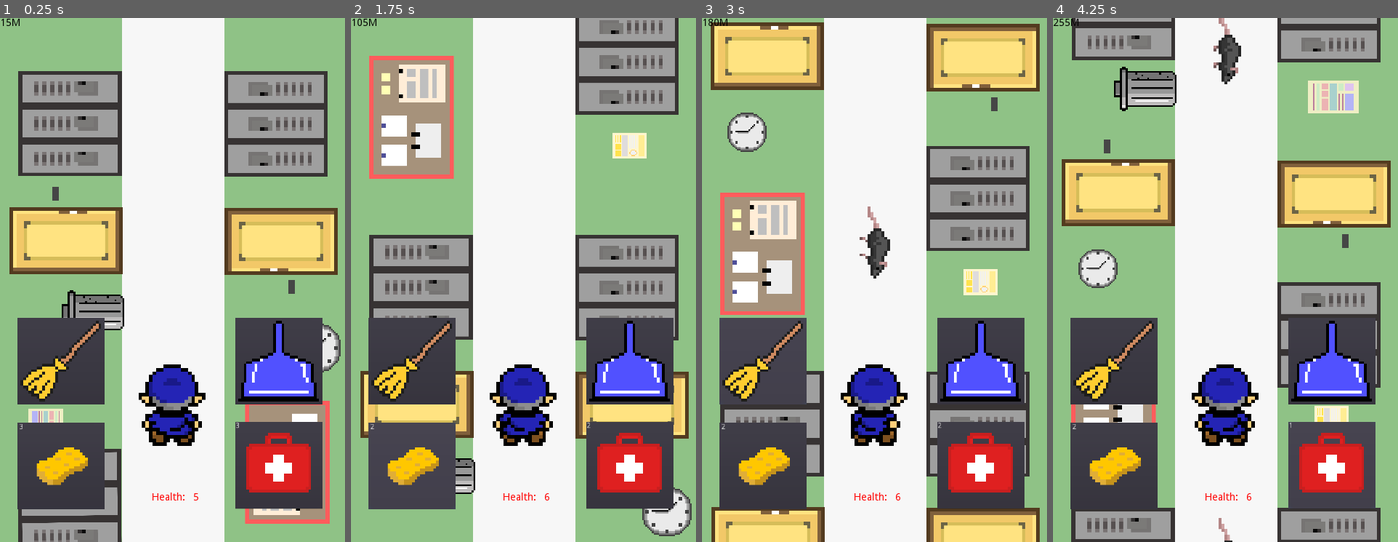
Above: before the commit, frames 1-4 (left to right).
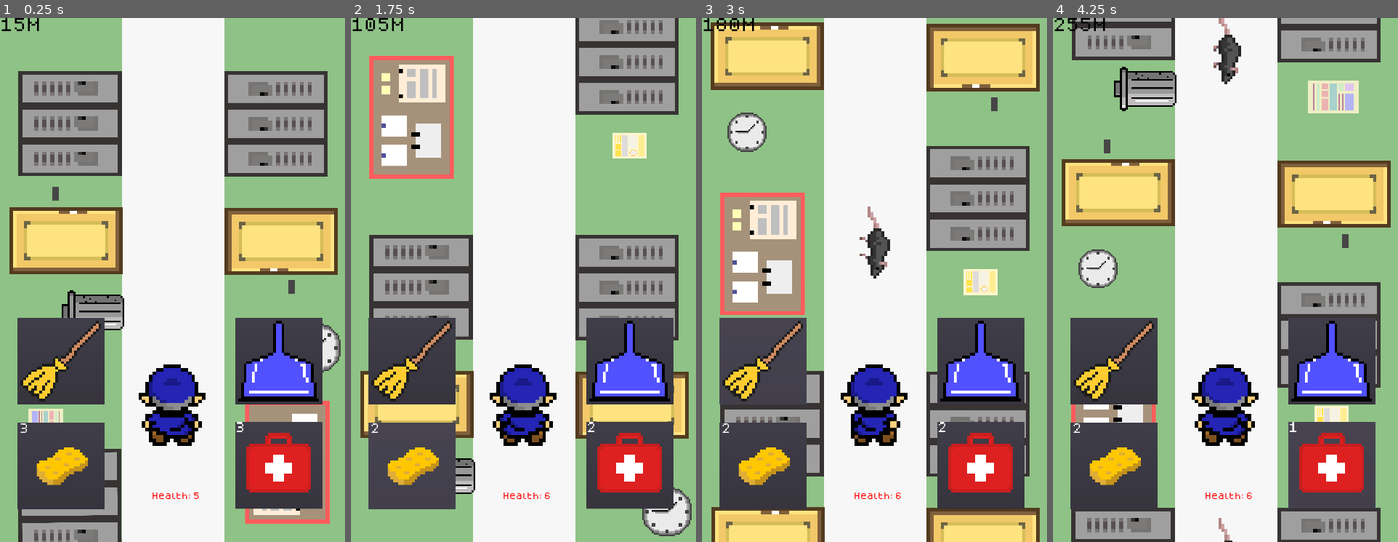
Above: after the commit, the same moments.

Repository: TheBroham7/Project-Sweep
Game: Godot game, scene res://scenes/main.tscn
Same seed, same stepped clock (60 frames per second), same inputs: the game is played once before the commit and once after it.
Inputs (mouse positions are in pixels of both pictures, inside the frame that each line leads up to):
- Up to frame 1 (0.25 s): no input
- Up to frame 2 (1.75 s): click (630, 463) at 0.5 s; click (413, 463) at 1.25 s
- Up to frame 3 (3 s): click (981, 358) at 2 s; click (764, 358) at 2.75 s
- Up to frame 4 (4.25 s): click (1332, 463) at 3.5 s

The runs differ from the first frame. In frame 1, 0.3% of the frame differs, in the area x 0-71%, y 0-93%; in frame 2, 0.3%; in frame 3, 0.3%; in frame 4, 0.3%.

Commit message:
updating-main
added a font to the game and changed the sizes of text strings and a sound effect when the user takes damage

Diff:
--- a/scenes/HUD.tscn
+++ b/scenes/HUD.tscn
@@ -1,6 +1,15 @@
-[gd_scene load_steps=2 format=2]
+[gd_scene load_steps=5 format=2]
 
+[ext_resource path="res://assets/fonts/dogica/OTF/dogicapixel.otf" type="DynamicFontData" id=1]
 [ext_resource path="res://scripts/HUD.gd" type="Script" id=3]
+
+[sub_resource type="DynamicFont" id=2]
+size = 10
+font_data = ExtResource( 1 )
+
+[sub_resource type="DynamicFont" id=1]
+size = 20
+font_data = ExtResource( 1 )
 
 [node name="HUD" type="CanvasLayer"]
 script = ExtResource( 3 )
@@ -13,6 +22,7 @@
 margin_top = 2.0
 margin_right = 477.0
 margin_bottom = 16.0
+custom_fonts/font = SubResource( 2 )
 text = "Health: "
 
 [node name="HealthNumber" type="Label" parent="HealthBar"]
@@ -20,10 +30,12 @@
 margin_top = 2.0
 margin_right = 534.0
 margin_bottom = 16.0
+custom_fonts/font = SubResource( 2 )
 text = "5"
 
 [node name="Distance" type="Label" parent="."]
 margin_right = 74.0
 margin_bottom = 39.0
+custom_fonts/font = SubResource( 1 )
 text = "0
 "
--- a/scenes/broom.tscn
+++ b/scenes/broom.tscn
@@ -1,7 +1,7 @@
 [gd_scene load_steps=3 format=2]
 
 [ext_resource path="res://assets/weapons/weapon_broom.png" type="Texture" id=1]
-[ext_resource path="res://scenes/broom.gd" type="Script" id=2]
+[ext_resource path="res://scripts/broom.gd" type="Script" id=2]
 
 [node name="Sprite" type="Sprite"]
 scale = Vector2( 0.1, 0.1 )
--- a/scenes/main.tscn
+++ b/scenes/main.tscn
@@ -7,6 +7,11 @@
 [ext_resource path="res://scenes/weapon_buttons.tscn" type="PackedScene" id=5]
 [ext_resource path="res://scenes/power_ups.tscn" type="PackedScene" id=6]
 [ext_resource path="res://scripts/Pause.gd" type="Script" id=7]
+[ext_resource path="res://assets/fonts/dogica/OTF/dogicapixel.otf" type="DynamicFontData" id=8]
+
+[sub_resource type="DynamicFont" id=1]
+size = 20
+font_data = ExtResource( 8 )
 
 [node name="main" type="Node2D"]
 script = ExtResource( 4 )
@@ -49,11 +54,15 @@
 [node name="RichTextLabel" type="RichTextLabel" parent="CanvasLayer/Pause/Background"]
 margin_right = 476.0
 margin_bottom = 4142.0
+custom_fonts/normal_font = SubResource( 1 )
 text = "User Instructions:
 
 > Click the broom to strike.
+
 > Click  the dustpan to dodge.
+
 > Use the sponge to wipe out all enemies.
+
 > Use the first aid kit to regain some health.
 
 press p to continue playing!"
--- a/scenes/player.tscn
+++ b/scenes/player.tscn
@@ -14,6 +14,7 @@
 [ext_resource path="res://assets/music/weapon_block.wav" type="AudioStream" id=12]
 [ext_resource path="res://assets/music/gameover.wav" type="AudioStream" id=13]
 [ext_resource path="res://assets/music/enemy_died.wav" type="AudioStream" id=14]
+[ext_resource path="res://assets/music/damage_dealt.wav" type="AudioStream" id=15]
 
 [sub_resource type="SpriteFrames" id=1]
 animations = [ {
@@ -72,5 +73,8 @@
 [node name="EnemyDied" type="AudioStreamPlayer" parent="."]
 stream = ExtResource( 14 )
 
+[node name="Damage" type="AudioStreamPlayer" parent="."]
+stream = ExtResource( 15 )
+
 [connection signal="dead" from="." to="." method="_on_Player_dead"]
 [connection signal="timeout" from="AnimationTimer" to="." method="_on_AnimationTimer_timeout"]
--- a/scenes/power_ups.tscn
+++ b/scenes/power_ups.tscn
@@ -1,9 +1,14 @@
-[gd_scene load_steps=5 format=2]
+[gd_scene load_steps=7 format=2]
 
 [ext_resource path="res://assets/power_ups/sponge_power_up.png" type="Texture" id=1]
 [ext_resource path="res://scripts/power_ups.gd" type="Script" id=2]
 [ext_resource path="res://assets/power_ups/first_aid_power_up.png" type="Texture" id=3]
 [ext_resource path="res://assets/music/powerup_used.wav" type="AudioStream" id=4]
+[ext_resource path="res://assets/fonts/dogica/OTF/dogicapixel.otf" type="DynamicFontData" id=5]
+
+[sub_resource type="DynamicFont" id=1]
+size = 20
+font_data = ExtResource( 5 )
 
 [node name="power_ups" type="Node2D"]
 script = ExtResource( 2 )
@@ -24,6 +29,7 @@
 margin_top = 559.0
 margin_right = 481.0
 margin_bottom = 612.0
+custom_fonts/font = SubResource( 1 )
 text = "3"
 
 [node name="Sponge" type="Button" parent="."]
@@ -38,6 +44,7 @@
 margin_top = 561.0
 margin_right = 72.0
 margin_bottom = 599.0
+custom_fonts/font = SubResource( 1 )
 text = "3"
 
 [node name="PowerUp" type="AudioStreamPlayer" parent="."]
--- a/scripts/player.gd
+++ b/scripts/player.gd
@@ -19,6 +19,7 @@
 
 func _on_Player_body_entered(body):
 	if current_action == 'walk':
+		$Damage.play()
 		player_health -= 1
 		emit_signal("update_health", player_health)
 		if player_health <= 0:
Binary file added: assets/fonts/dogica/Ascii GB Studio/01.png
Not shown, added: assets/fonts/dogica/Ascii GB Studio/01.png.import
Binary file added: assets/fonts/dogica/Ascii GB Studio/02.png
Not shown, added: assets/fonts/dogica/Ascii GB Studio/02.png.import
Binary file added: assets/fonts/dogica/Ascii GB Studio/03.png
Not shown, added: assets/fonts/dogica/Ascii GB Studio/03.png.import
Binary file added: assets/fonts/dogica/Ascii GB Studio/04.png
Not shown, added: assets/fonts/dogica/Ascii GB Studio/04.png.import
Binary file added: assets/fonts/dogica/OTF/dogica.otf
Binary file added: assets/fonts/dogica/OTF/dogicabold.otf
Binary file added: assets/fonts/dogica/OTF/dogicapixel.otf
Binary file added: assets/fonts/dogica/OTF/dogicapixelbold.otf
(and 14 more such lines)
